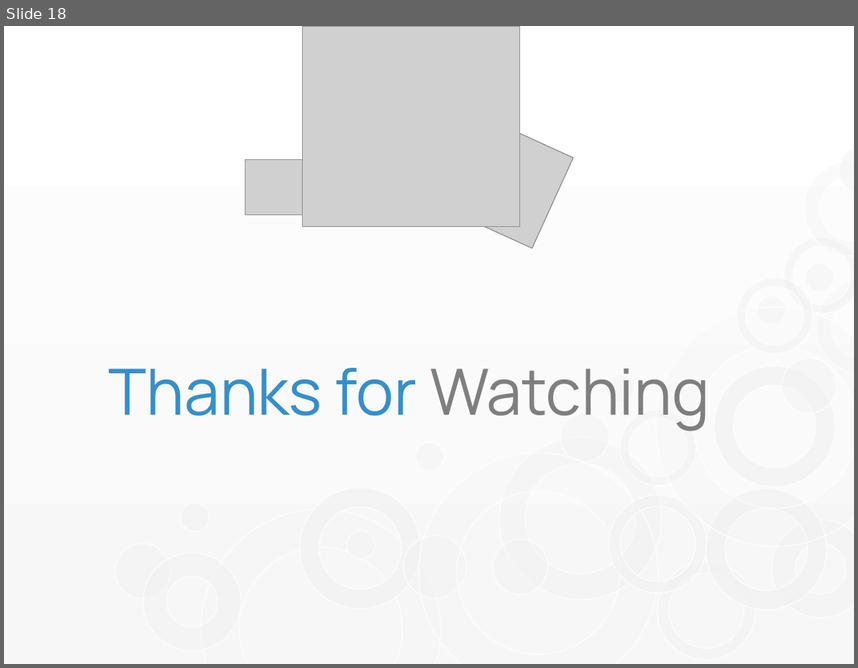
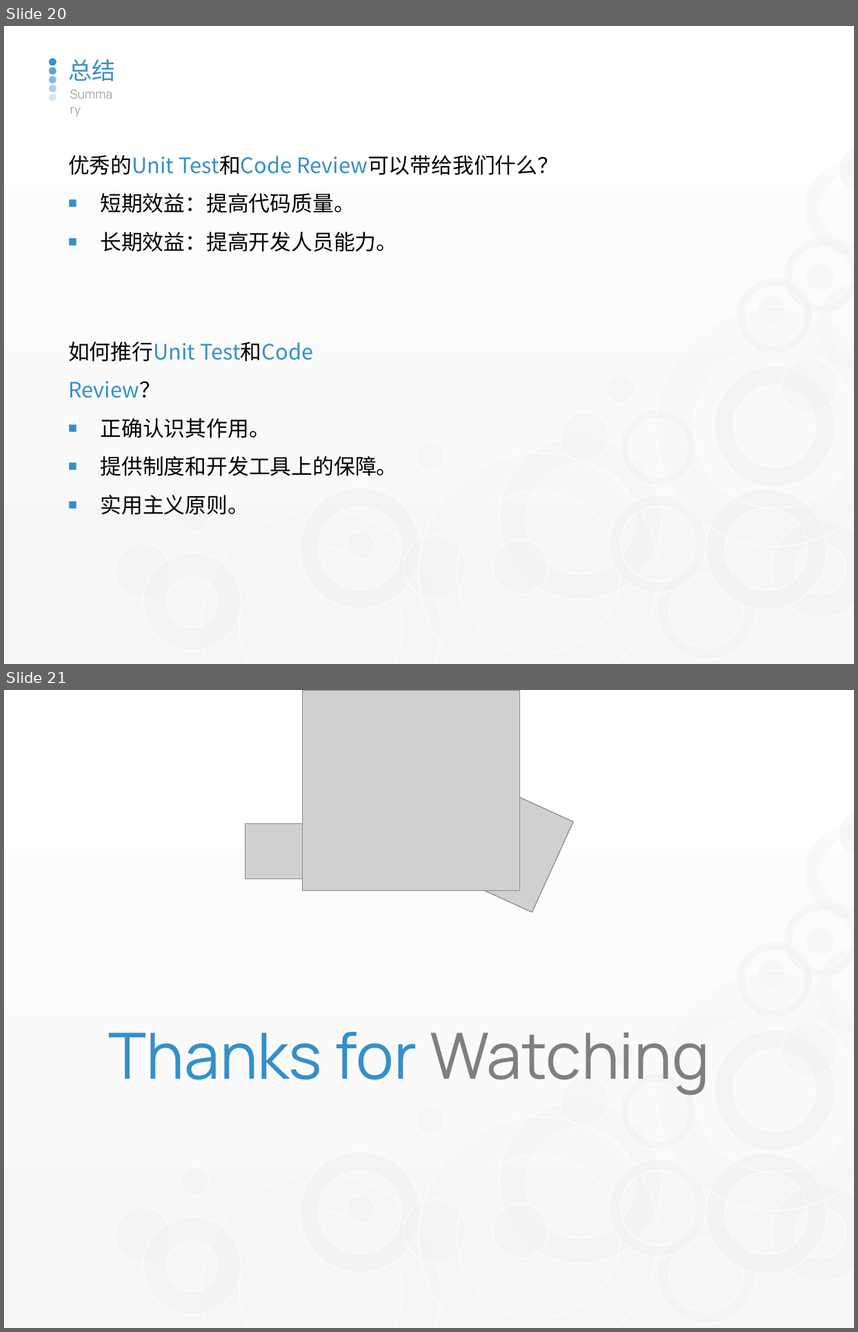
Before and after one commit to watermoonlx/code-review-unit-test, a slide deck: Code Review & Unit Test.pptx. Shown one above the other, each under a label of ours: slide 18 before the commit, slides 20 and 21 after it. The pictures are 858x668 and 858x1332 pixels, drawn with LibreOffice and Linux fonts; fonts in the diff are those of the drawing; grey boxes stand for pictures. Boxes give left, top, right and bottom in pixels: in the first picture for what was removed or moved away, otherwise in the second. Text is boxed around its words. In the diff, an @@ line names an element or a change of style, - is before the commit and + after.

```diff
--- a/Code Review & Unit Test.pptx
+++ b/Code Review & Unit Test.pptx
@@ slide 20 added at (x1=4, y1=26, x2=854, y2=664), background gradient #FFFFFF to #F7F7F7; not listed: 28 template elements that a slide beside it also shows @@
@@ group added at (x1=49, y1=58, x2=56, y2=101): 5 ellipses @@
@@ text added at (x1=68, y1=59, x2=115, y2=81), 20 pt, text #358FCB @@
+总结
@@ text added at (x1=62, y1=82, x2=124, y2=106), 10.5 pt, text #A6A6A6 @@
+Summary
@@ text added at (x1=68, y1=155, x2=559, y2=252), 18 pt, text #000000 @@
+优秀的Unit Test和Code Review可以带给我们什么？
+■ 短期效益：提高代码质量。
+■ 长期效益：提高开发人员能力。
@@ text added at (x1=68, y1=341, x2=397, y2=515), 18 pt, text #000000 @@
+如何推行Unit Test和Code Review？
+■ 正确认识其作用。
+■ 提供制度和开发工具上的保障。
+■ 实用主义原则。
@@ what was slide 18 is now slide 21 @@
```
Also in this commit, not shown: 9 slides changed, 2 other slides added.
